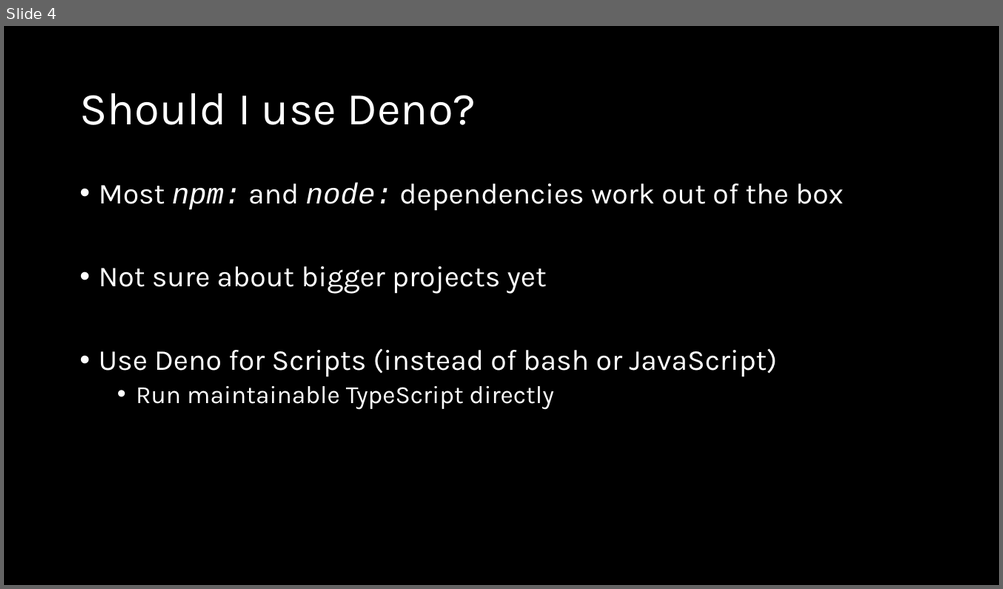
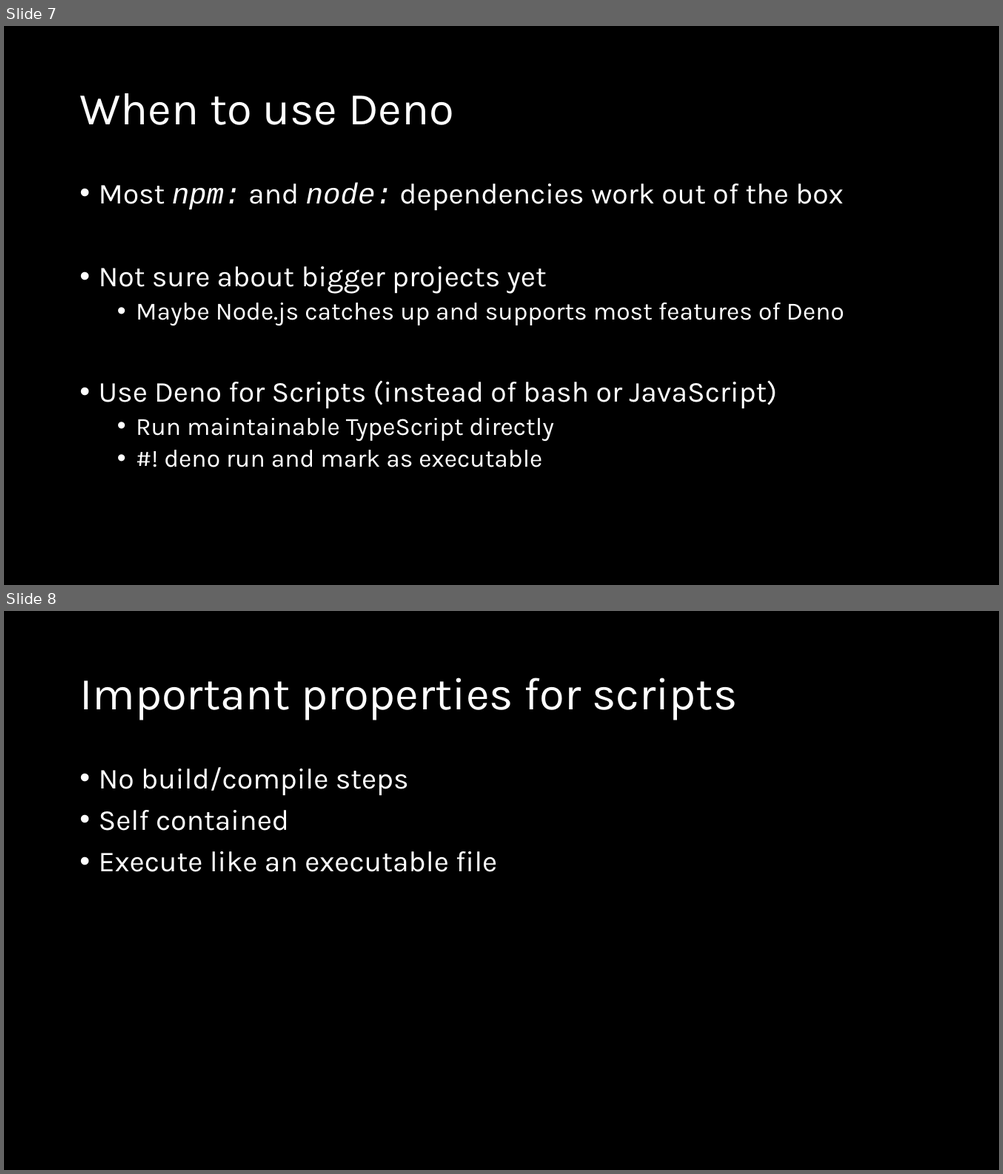
Before and after one commit to MichiSpebach/denoexamples, a slide deck: presentation.pptx. Shown one above the other, each under a label of ours: slide 4 before the commit, slides 7 and 8 after it. The pictures are 1003x589 and 1003x1174 pixels, drawn with LibreOffice and Linux fonts; fonts in the diff are those of the drawing. Boxes give left, top, right and bottom in pixels: in the first picture for what was removed or moved away, otherwise in the second. Text is boxed around its words. In the diff, an @@ line names an element or a change of style, - is before the commit and + after.

```diff
--- a/presentation.pptx
+++ b/presentation.pptx
@@ slide 8 added at (x1=4, y1=611, x2=999, y2=1170), background #000000 @@
@@ title added at (x1=79, y1=678, x2=737, y2=721), 44 pt, text #FFFFFF @@
+Important properties for scripts
@@ text added at (x1=99, y1=767, x2=497, y2=872), 28 pt, text #FFFFFF @@
+• No build/compile steps
+• Self contained
+• Execute like an executable file
@@ what was slide 4 is now slide 7 @@
@@ slide 7 changed as well @@
@@ title at (x1=79, y1=93, x2=454, y2=125): text changed @@
-Should I use Deno?
+When to use Deno
@@ text at (x1=136, y1=303, x2=844, y2=326): paragraph added @@
+  • Maybe Node.js catches up and supports most features of Deno
@@ text at (x1=164, y1=450, x2=542, y2=468): paragraph added @@
+  • #! deno run and mark as executable
```
Also in this commit, not shown: 4 other slides changed, 5 other slides added, 1 slide removed, 1 other file.
